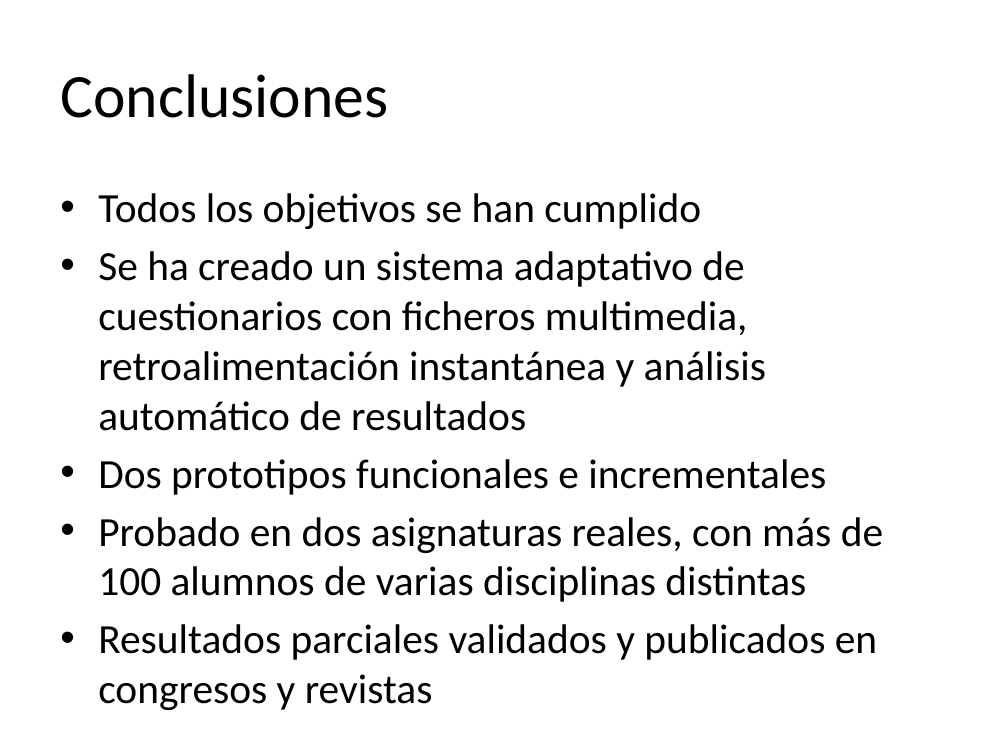
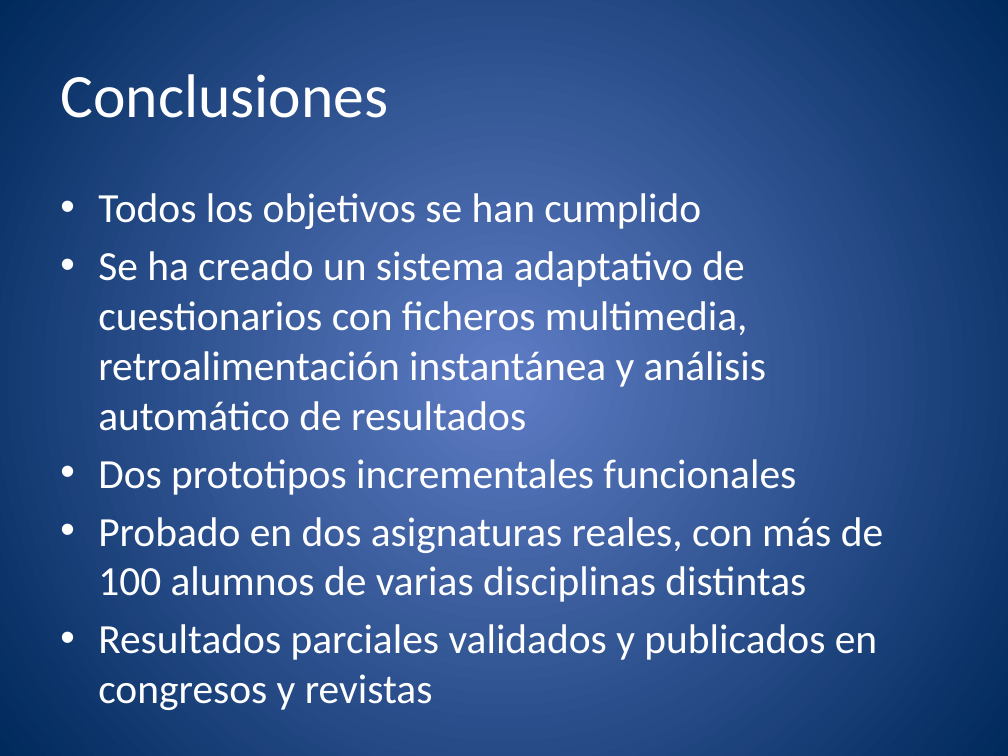
Before and after one commit to molins/TFG, a slide deck: slide 33 of presentacion/TFG.pptx (slide 31 before the commit). Drawn at 1008x756 pixels with LibreOffice and Linux fonts; fonts in the diff are those of the drawing. Boxes give left, top, right and bottom in pixels: in the first picture for what was removed or moved away, otherwise in the second. Text is boxed around its words. In the diff, an @@ line names an element or a change of style, - is before the commit and + after.

```diff
--- a/presentacion/TFG.pptx
+++ b/presentacion/TFG.pptx
@@ background #FFFFFF to gradient #5E7CC5 to #00295C @@
@@ title "Conclusiones" at (x1=60, y1=74, x2=388, y2=118): text colour #000000 to #FFFFFF @@
@@ text at (x1=98, y1=193, x2=883, y2=660): text colour #000000 to #FFFFFF in "Todos los objetivos se han cumplido", "Se ha creado un sistema adaptativo de ...", "Probado en dos asignaturas reales, con más ...", "Resultados parciales validados y publicados en congresos ..." @@
@@ text at (x1=98, y1=459, x2=796, y2=495): text changed; text colour #000000 to #FFFFFF @@
-• Dos prototipos funcionales e incrementales
+• Dos prototipos incrementales funcionales
```
Also in this commit, not shown: 32 other slides changed, 2 slides added, 1 other file.
